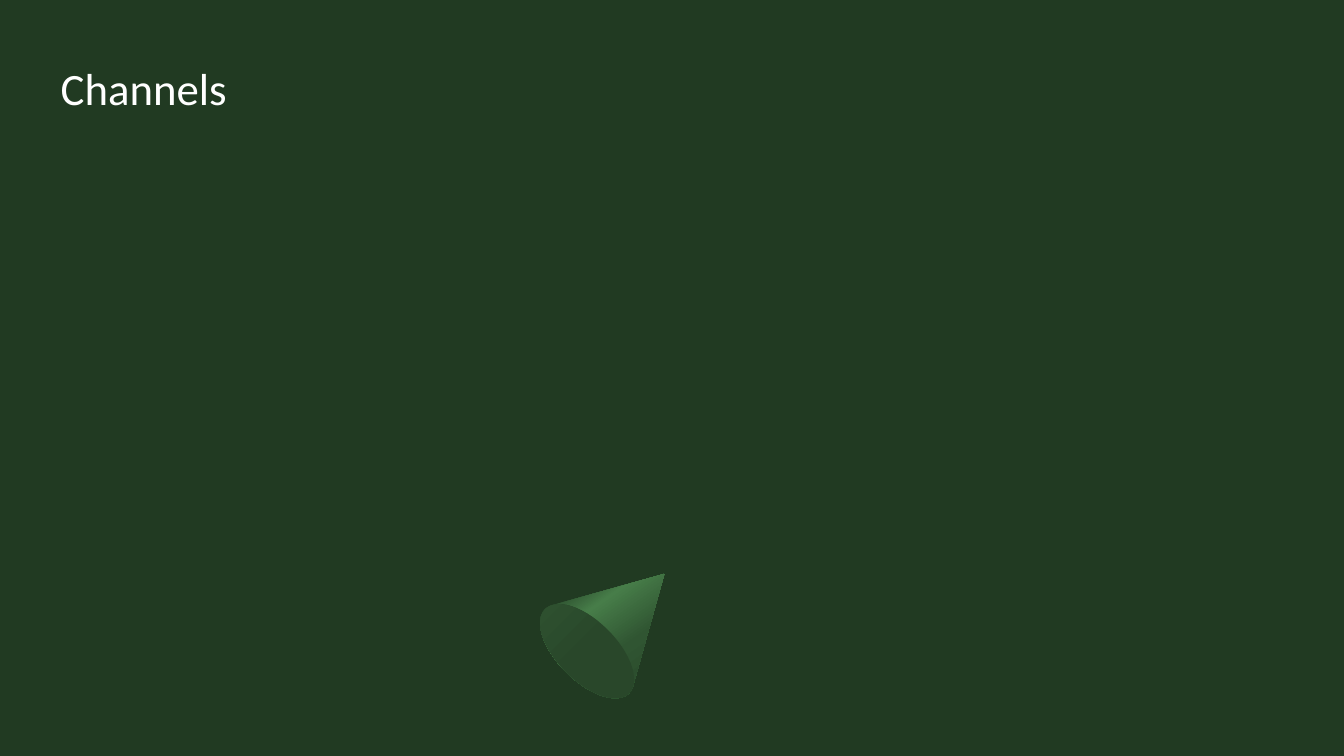
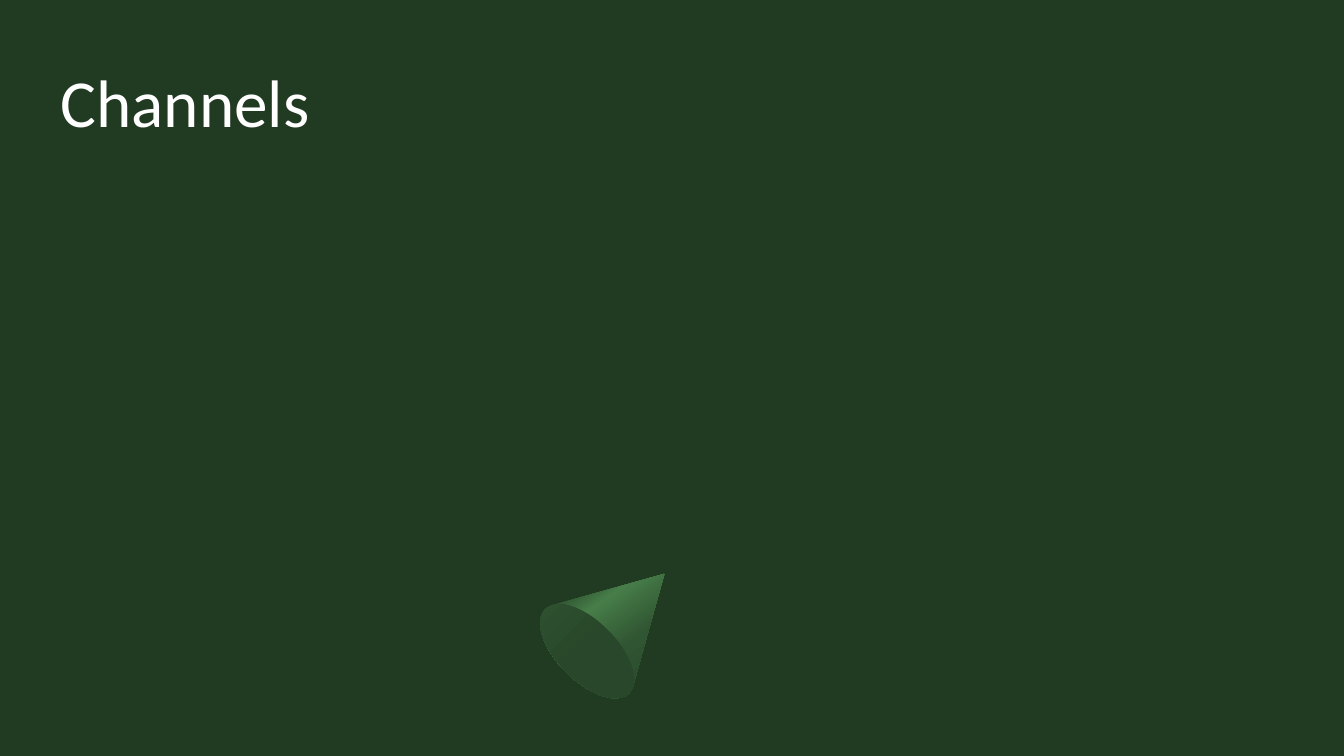
Before and after one commit to Sjofil/HASAB-IDA3, a slide deck: slide 8 of Business Canvas Model/Business canvas model.pptx. Drawn at 1344x756 pixels with LibreOffice and Linux fonts; fonts in the diff are those of the drawing. Boxes give left, top, right and bottom in pixels: in the first picture for what was removed or moved away, otherwise in the second. Text is boxed around its words. In the diff, an @@ line names an element or a change of style, - is before the commit and + after.

```diff
--- a/Business Canvas Model/Business canvas model.pptx
+++ b/Business Canvas Model/Business canvas model.pptx
@@ title "Channels" at bbox=[61, 80, 310, 128]: size 32 to 48 pt @@
```
Also in this commit, not shown: 8 other slides changed.
